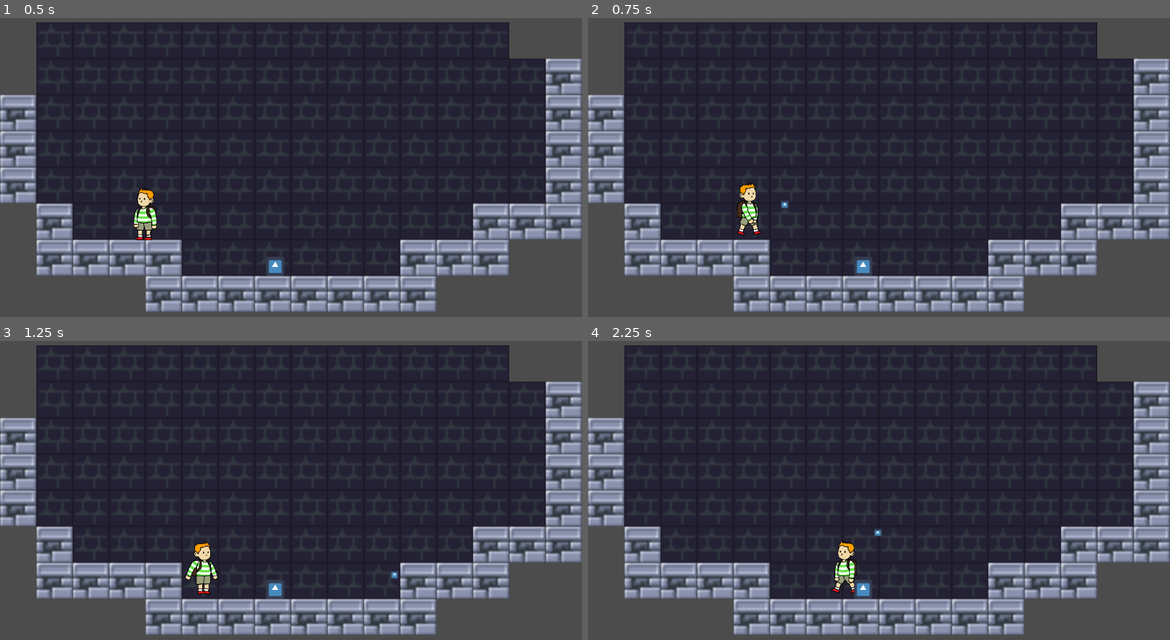
Above: before the commit, frames 1-4 (two rows, left to right).
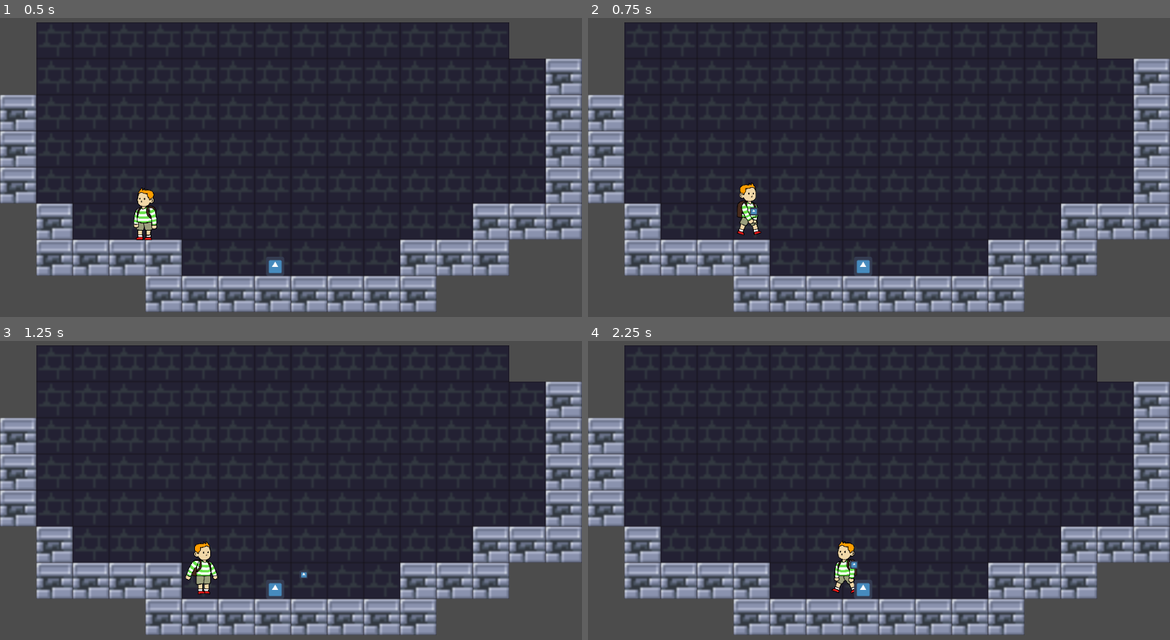
Above: after the commit, the same moments.

Repository: FavouredFool/special-disco
Game: Godot game, scene res://Scenes/Main.tscn
Two runs of this game, one before a commit and one after it. Both use one fixed random seed, a clock stepped at 60 frames per second and the inputs below. The engine's default icon, where the game draws it, is replaced by a stand-in: a white triangle on a blue panel in a dark square.
Inputs (mouse positions are in pixels of both pictures, inside the frame that each line leads up to):
- Up to frame 1 (0.5 s): no input
- Up to frame 2 (0.75 s): move the mouse to (1007, 137) at 0.52 s; hold D (move_right) from 0.53 s (still down); click (1007, 137) at 0.6 s
- Up to frame 3 (1.25 s): keep holding D (move_right); tap Space (jump) at 0.77 s
- Up to frame 4 (2.25 s): move the mouse to (762, 496) at 1.27 s; click (762, 496) at 1.35 s; tap Space (jump) at 1.52 s; move the mouse to (937, 403) at 2.02 s; release D (move_right) at 2.03 s; hold A (move_left) from 2.03 s (still down); click (937, 403) at 2.1 s

Frame 1 is identical in both runs. In frame 2, less than 0.1% of the frame differs, in the area x 27-35%, y 61-67%; in frame 3, less than 0.1%; in frame 4, less than 0.1%.

Commit message:
init: Created Throwcharge

Diff:
--- a/Scenes/Main.tscn
+++ b/Scenes/Main.tscn
@@ -68,6 +68,8 @@
 speed = 150.0
 
 [node name="BallSpawner" parent="." instance=ExtResource( 3 )]
+max_throw_strength = 1000.0
+min_throw_strength = 500.0
 
 [node name="Dog" parent="." instance=ExtResource( 4 )]
 position = Vector2( 484, 492 )
--- a/Scripts/BallSpawner.gd
+++ b/Scripts/BallSpawner.gd
@@ -7,16 +7,27 @@
 var ball : PackedScene = preload("res://Scenes/Ball.tscn")
 var ball_instance : RigidBody2D = null
 
-export var throw_strength : float = 300.0
+export var max_throw_strength : float = 300.0
+export var min_throw_strength : float = 100.0
+export var hold_increase : float = 300
 
-func _input(event):
+onready var throw_strength = min_throw_strength
+
+
+func _process(delta):
 	if not player.get_node("RingSelection").visible:
-		if event is InputEventMouseButton:
-			if event.button_index == BUTTON_LEFT and event.pressed:
-				if not ball_instance:
-					instantiate_ball(event.position)
-				else:
-					return_ball()
+		if Input.is_mouse_button_pressed(1):
+			if ball_instance:
+				return_ball()
+			else:
+
+				throw_strength += hold_increase * delta
+				throw_strength = clamp(throw_strength, min_throw_strength, max_throw_strength)
+
+		if Input.is_action_just_released("left_click"):
+			if not ball_instance:
+				instantiate_ball(get_viewport().get_mouse_position())
+			throw_strength = min_throw_strength
 
 func instantiate_ball(var goalPosition : Vector2):
 	ball_instance = ball.instance()
--- a/project.godot
+++ b/project.godot
@@ -62,6 +62,11 @@
 "events": [ Object(InputEventMouseButton,"resource_local_to_scene":false,"resource_name":"","device":0,"alt":false,"shi …(212 unchanged characters)…
  ]
 }
+left_click={
+"deadzone": 0.5,
+"events": [ Object(InputEventMouseButton,"resource_local_to_scene":false,"resource_name":"","device":0,"alt":false,"shift":false,"control":false,"meta":false,"command":false,"button_mask":0,"position":Vector2( 0, 0 ),"global_position":Vector2( 0, 0 ),"factor":1.0,"button_index":1,"pressed":false,"doubleclick":false,"script":null)
+ ]
+}
 
 [physics]
 
